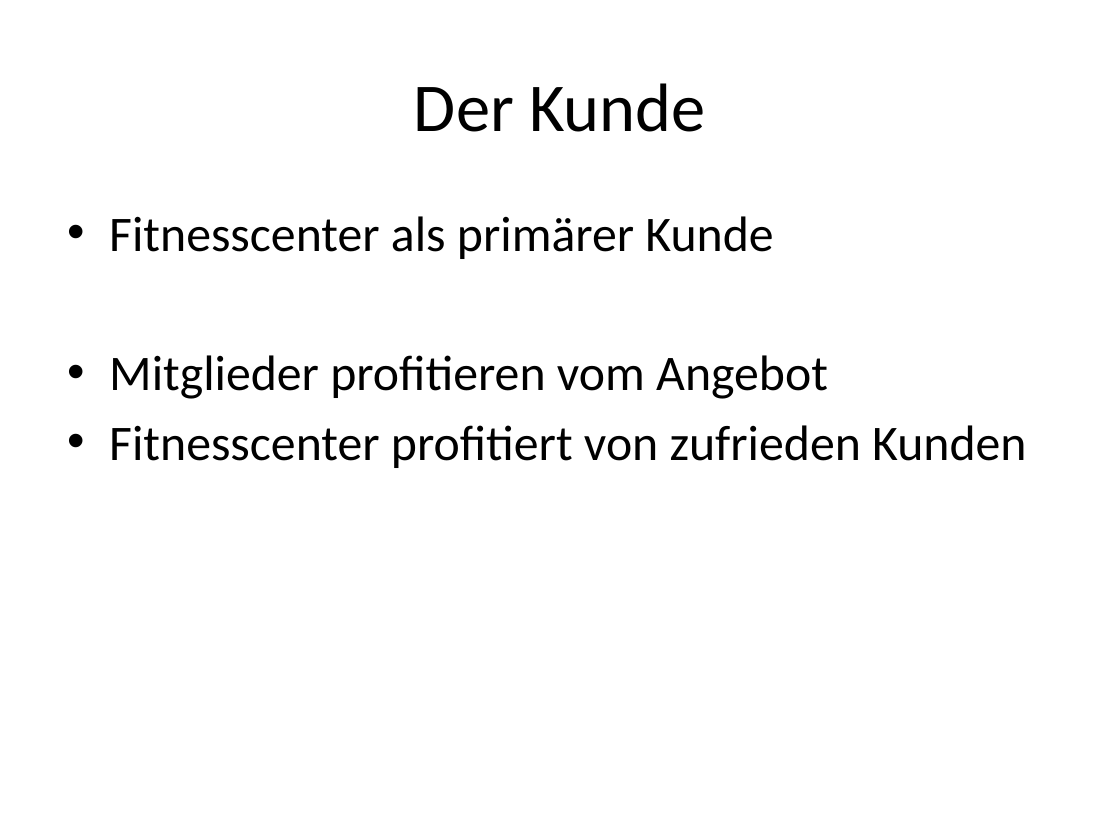
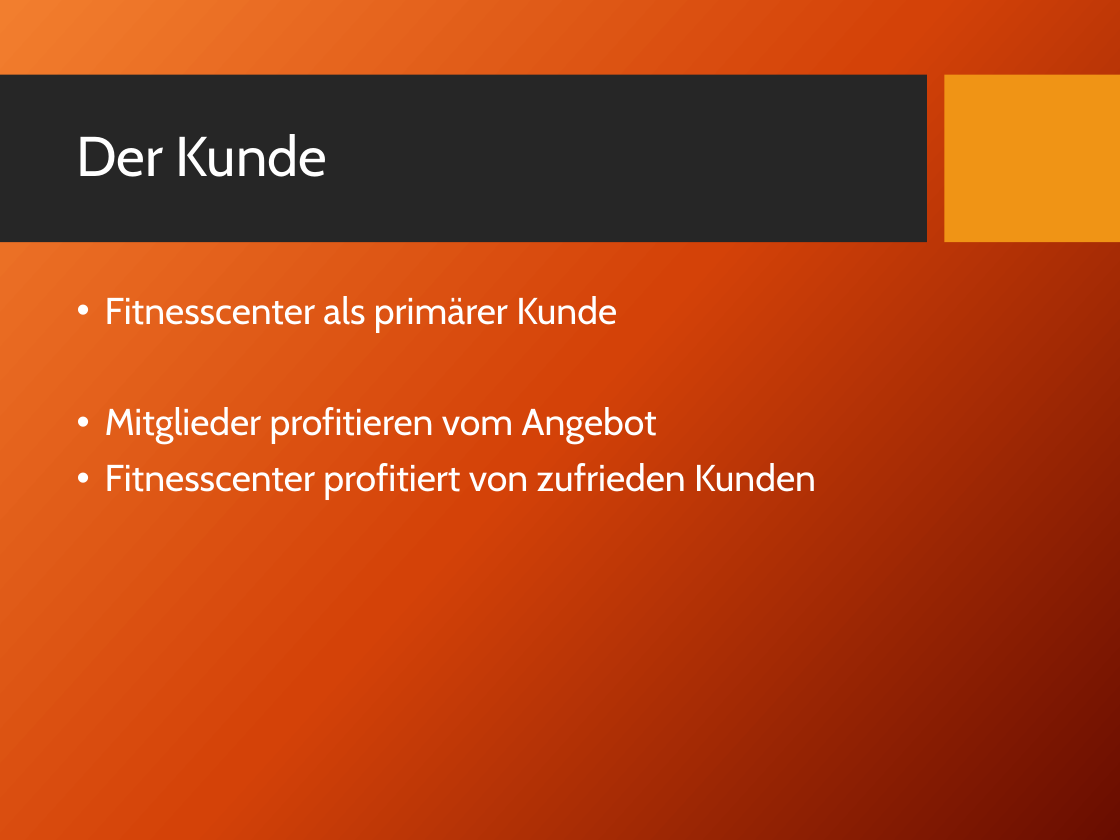
Before and after one commit to michiwieland/businessplan, a slide deck: slide 4 of presentation/BuPl_concept-presentation-GitFit.pptx. Drawn at 1120x840 pixels with LibreOffice and Linux fonts; fonts in the diff are those of the drawing; background and template pictures are left out. Boxes give left, top, right and bottom in pixels: in the first picture for what was removed or moved away, otherwise in the second. Text is boxed around its words. In the diff, an @@ line names an element or a change of style, - is before the commit and + after.

Commit message:
presentation: layout updated, transparent image background

```diff
--- a/presentation/BuPl_concept-presentation-GitFit.pptx
+++ b/presentation/BuPl_concept-presentation-GitFit.pptx
@@ background #FFFFFF to picture (left out) @@
@@ rectangle added at <box>0,75,927,243</box>, fill #262626 @@
@@ rectangle added at <box>944,75,1120,243</box>, fill #F09415 @@
@@ title "Der Kunde": place and size @@
-title "Der Kunde" at <box>414,83,705,132</box>
+title "Der Kunde" at <box>76,134,327,177</box>
@@ title "Der Kunde" at <box>76,134,327,177</box>: size 44 to 36 pt, font Calibri to Cabin, text colour #000000 to #FFFFFF; alignment centre to left; line spacing 1 to 0.9 @@
@@ text "Fitnesscenter als primärer Kunde": place and size @@
-text "Fitnesscenter als primärer Kunde" at <box>109,216,1026,468</box>
+text "Fitnesscenter als primärer Kunde" at <box>105,296,816,500</box>
@@ text "Fitnesscenter als primärer Kunde" at <box>105,296,816,500</box>: size 32 to 24 pt, font Calibri to Cabin, text colour #000000 to #FFFFFF; indent changed; line spacing 1 to 0.9; more space between paragraphs @@
```
Also in this commit, not shown: 9 other slides changed, 5 other files.
